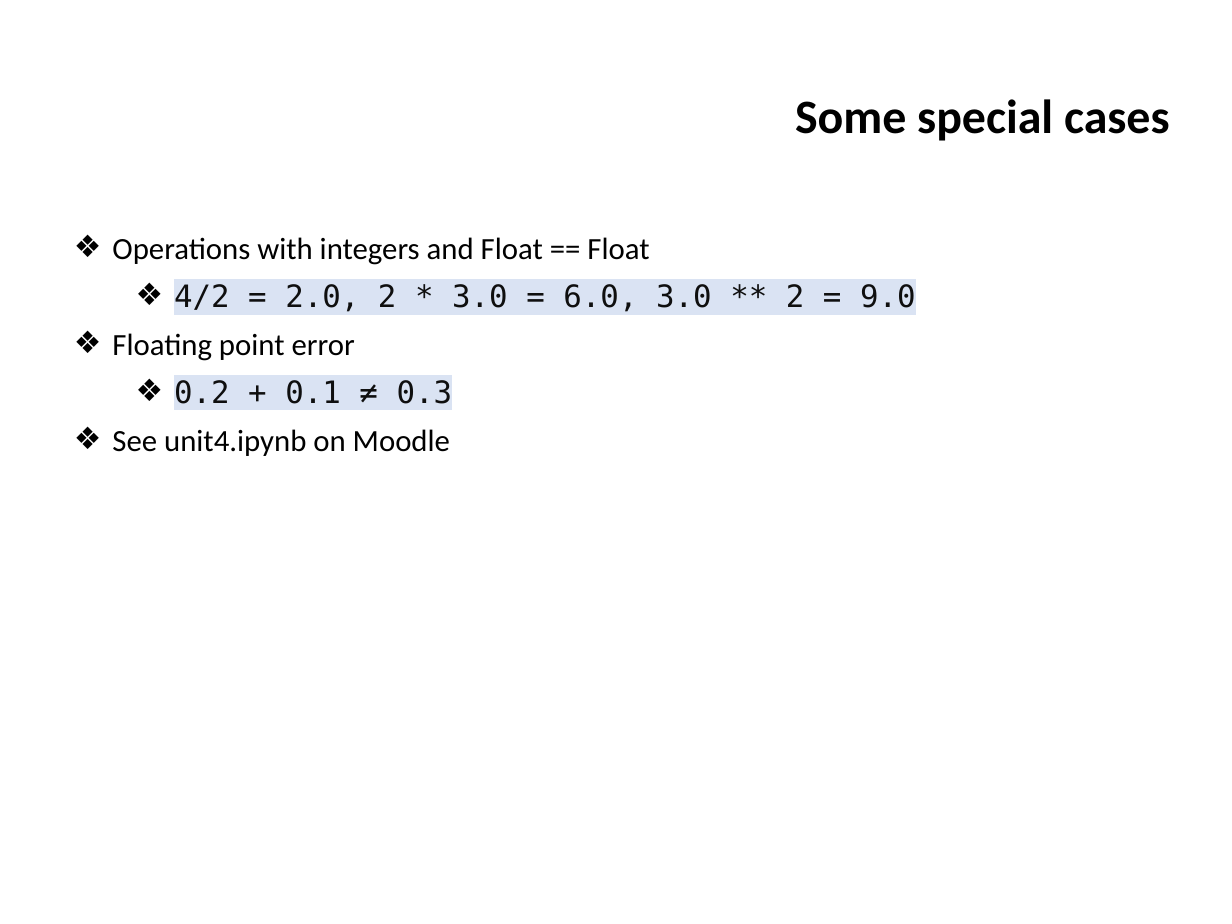
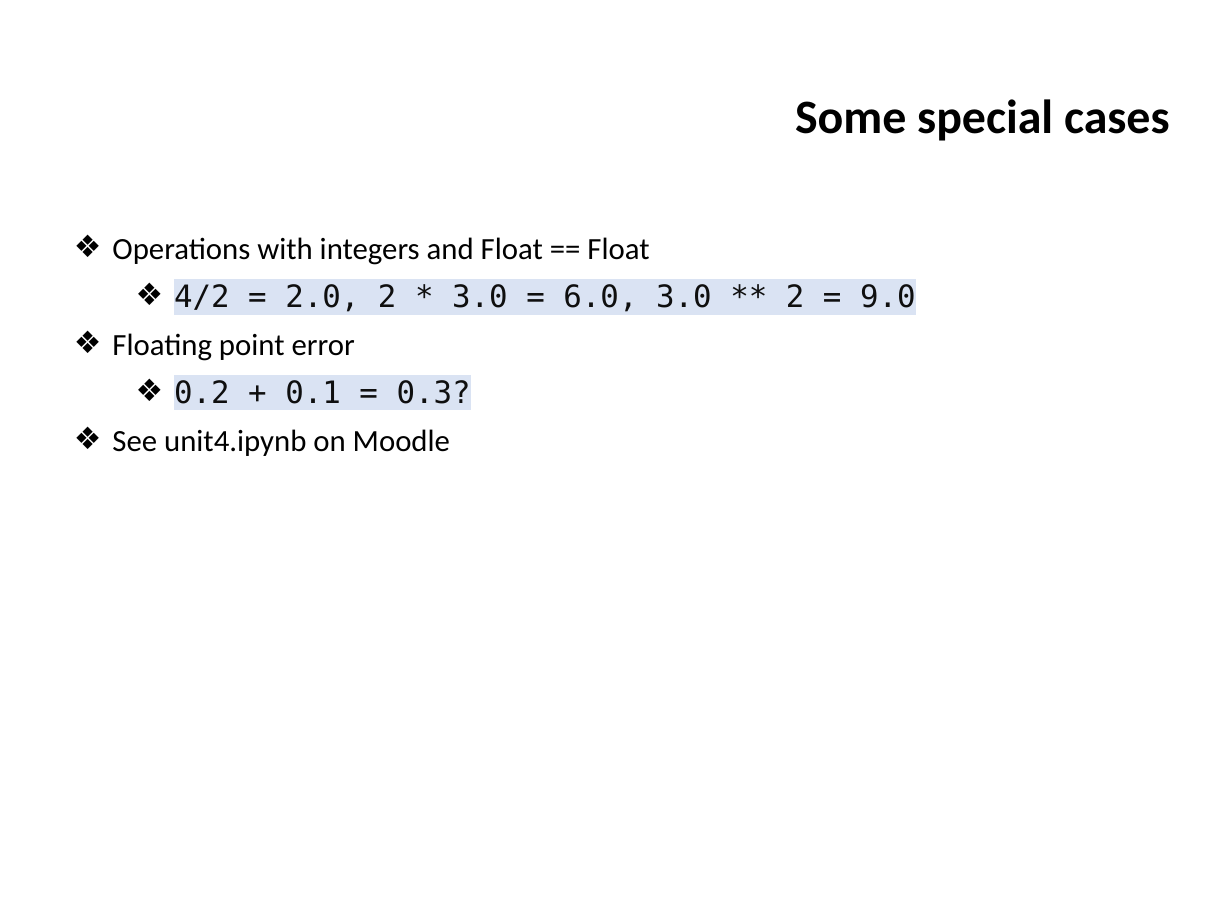
Before and after one commit to ifromm/fcsp, a slide deck: slide 14 of Slides/unit_4_prog_1.pptx (slide 62 before the commit). Drawn at 1232x924 pixels with LibreOffice and Linux fonts; fonts in the diff are those of the drawing; background and template pictures are left out. Boxes give left, top, right and bottom in pixels: in the first picture for what was removed or moved away, otherwise in the second. Text is boxed around its words. In the diff, an @@ line names an element or a change of style, - is before the commit and + after.

```diff
--- a/Slides/unit_4_prog_1.pptx
+++ b/Slides/unit_4_prog_1.pptx
@@ text at box(174, 380, 471, 404): text changed @@
-  ❖ 0.2 + 0.1 ≠ 0.3
+  ❖ 0.2 + 0.1 = 0.3?
```
Also in this commit, not shown: 24 other slides changed, 49 slides removed.
